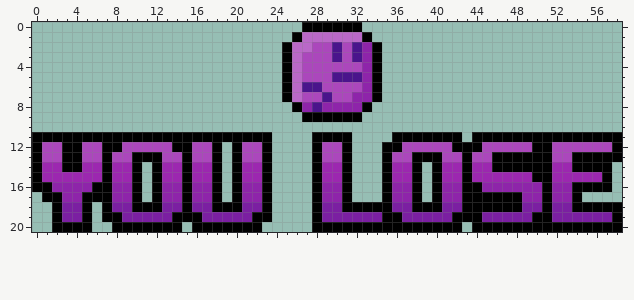
Pixel-art sprite -- assets/images/lose.png. The picture above was drawn from the file before the commit.
The file is 59x21 pixels.
The same view after the edit:
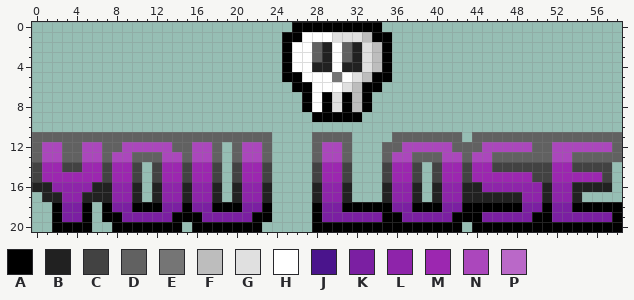
Palette (. is transparent): A #000000  B #212121  C #424242  D #616161  E #757575  F #bdbdbd  G #e0e0e0  H #ffffff  J #4a148c  K #7b1fa2  L #8e24aa  M #9c27b0  N #ab47bc  P #ba68c8
Diff:
Colour A is added in row 0 at x 26 and 33 to 34; in row 1 at x 25 and 34 to 35; in rows 2 to 5 at x 35.
Colour A replaces colour J in row 6 at x 27; in row 7 at x 29.
Colour A replaces colour L in rows 6 to 7 at x 33; in row 8 at x 27, 29 and 31.
Colour A replaces colour N in row 7 at x 27 and 31.
Colour A replaces colour P in rows 5 to 6 at x 26.
Colour B replaces colour A in row 16 at x 0 to 1, 6 to 7, 10, 12, 15, 18, 20, 23, 28, 31, 35, 38, 40, 43 to 44, 51 and 54 to 57; in row 17 at x 1 to 2, 5 to 7, 10, 12, 15, 18, 20, 23, 28, 31, 35, 38, 40, 43 to 48, 51 and 54.
Colour B replaces colour J in rows 2 to 3 at x 32.
Colour B replaces colour N in rows 2 to 3 at x 29; in row 4 at x 28 to 29 and 31 to 32.
Colour C replaces colour A in row 14 at x 0, 3 to 4, 7, 10, 12, 15, 18, 20, 23, 28, 31, 35, 38, 40, 43, 46 to 51 and 54 to 57; in row 15 at x 0, 7, 10, 12, 15, 18, 20, 23, 28, 31, 35, 38, 40, 43, 50 to 51 and 57.
Colour D replaces colour A in row 11 at x 0 to 23, 28 to 31, 36 to 42 and 44 to 58; in row 12 at x 0, 3 to 4, 7 to 8, 14 to 15, 18, 20, 23, 28, 31, 35 to 36, 42 to 44, 50 to 51 and 58; in row 13 at x 0, 3 to 4, 7, 10 to 12, 15, 18, 20, 23, 28, 31, 35, 38 to 40, 43, 46 to 51 and 54 to 58.
Colour D replaces colour N in rows 2 to 3 at x 28 and 31.
Colour E replaces colour J in row 5 at x 30.
Colour F replaces colour A in row 1 at x 33; in rows 2 to 4 at x 34.
Colour F replaces colour L in row 5 at x 33; in rows 7 to 8 at x 32.
Colour F replaces colour N in row 6 at x 32.
Colour G replaces colour J in row 5 at x 32.
Colour G replaces colour L in rows 2 to 4 at x 33; in row 8 at x 30.
Colour G replaces colour N in row 6 at x 31; in row 7 at x 30.
Colour G replaces colour P in row 1 at x 30 to 32.
Colour H replaces colour J in rows 2 to 3 at x 30; in row 5 at x 31; in row 6 at x 28; in row 8 at x 28.
Colour H replaces colour N in row 3 at x 27; in row 4 at x 27 and 30; in row 5 at x 27 to 29; in row 6 at x 29 to 30; in row 7 at x 28.
Colour H replaces colour P in row 1 at x 27 to 29; in row 2 at x 26 to 27; in rows 3 to 4 at x 26.
The author cleared colour A in row 6 at x 25; in row 7 at x 25 and 34; in row 8 at x 26; in row 9 at x 27.
The author cleared colour P in row 7 at x 26.
Where, in picture pixels (left, top, right, bottom), the same in both pictures:
changed: (32, 22, 622, 202)
